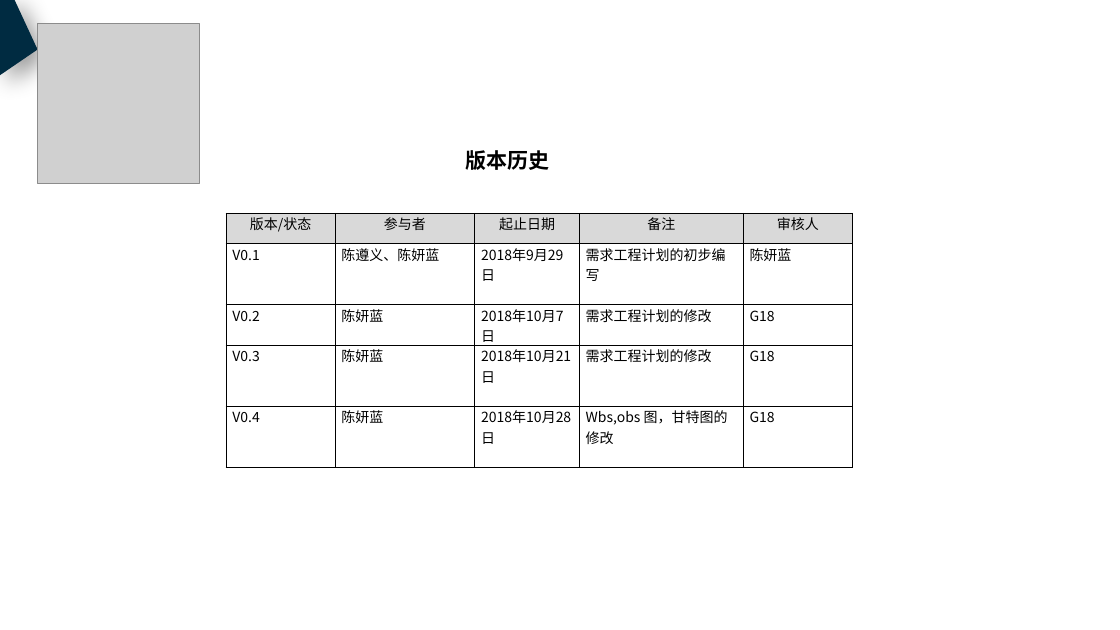
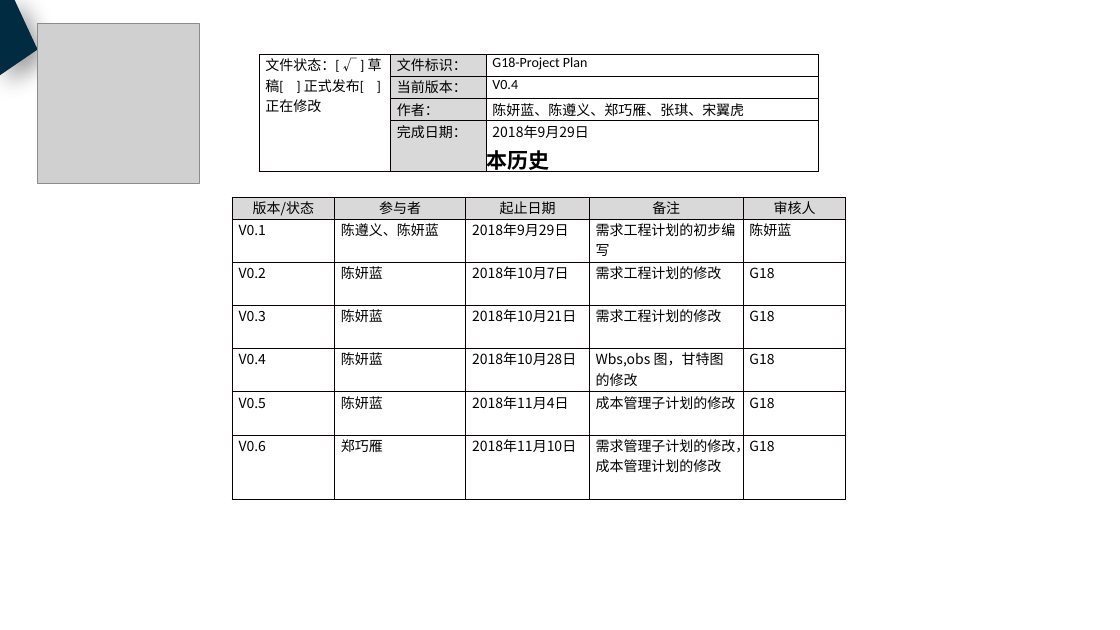
Before and after one commit to PRD2018-G18/PRD2018, a slide deck: slide 2 of 非受控文档/过程文档/需求工程计划.pptx. Drawn at 1120x630 pixels with LibreOffice and Linux fonts; fonts in the diff are those of the drawing; grey boxes stand for pictures. Boxes give left, top, right and bottom in pixels: in the first picture for what was removed or moved away, otherwise in the second. Text is boxed around its words. In the diff, an @@ line names an element or a change of style, - is before the commit and + after.

Commit message:
UML基础2、需求工程计划PPT（改）

```diff
--- a/非受控文档/过程文档/需求工程计划.pptx
+++ b/非受控文档/过程文档/需求工程计划.pptx
@@ table added at (x1=260, y1=55, x2=818, y2=143), 4 rows, 3 columns @@
+文件状态：[ √ ] 草稿[ ] 正式发布[ ] 正在修改 | 文件标识： | G18-Project Plan
+ | 当前版本： | V0.4
+ | 作者： | 陈妍蓝、陈遵义、郑巧雁、张琪、宋翼虎
+ | 完成日期： | 2018年9月29日
@@ table at (x1=232, y1=197, x2=845, y2=500) @@
+row 6: V0.5 | 陈妍蓝 | 2018年11月4日 | 成本管理子计划的修改 | G18
+row 7: V0.6 | 郑巧雁 | 2018年11月10日 | 需求管理子计划的修改，成本管理计划的修改 | G18
@@ table resized from (x1=226, y1=213, x2=852, y2=458) to (x1=232, y1=197, x2=845, y2=500) @@
```
Also in this commit, not shown: 20 other slides changed, 5 slides added, 1 other file.
